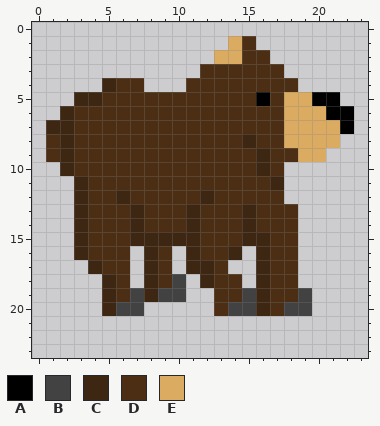
One commit to this pixel-art sprite: res/images/creature/bear/side1.png. Above: the version before the commit.
The file is 24x24 pixels. Colours within 5 levels of each other are drawn and written as one.
Palette (. is transparent): A #000000  B #424242  C #3e2712  D #4b2e13  E #daab60
Pixels before, first column x 1:
 1 .............ED.......
 2 ............EEDD......
 3 ...........DDDDDD.....
 4 ....CDD...DDDDDDDD....
 5 ..CCDDDDDDDDDDDADEEAA.
 6 .CDDDDDDDDDDDDDDDEEEAA
 7 CCDDDDDDDDDDDDDDDEEEEA
 8 DCDDDDDDDDDDDDCDDEEEE.
 9 DCDDDDDDDDDDDDDCDDEE..
10 .CDDDDDDDDDDDDDCD.....
11 ..CDDDDDDDDDDDDDC.....
12 ..CDDCDDDDDCDDDDD.....
13 ..CDDDCDDDCDDDCDDD....
14 ..CDDDCDDDCDDDCDDD....
15 ..CDDDCCCCCDDDCCDD....
16 ..CDDD.CD.CDDC.CDD....
17 ...CDD.CD.CCD..CDD....
18 ....CD.CDB.CDD.CDD....
19 ....CDBCBB..DDBCDDB...
20 ....CBB.....DBBCDBB...
Once edited:
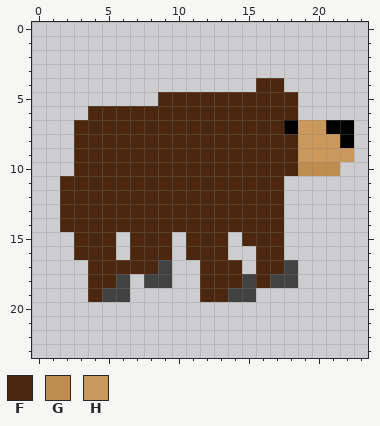
Colours new in this view: F #4a270e  G #c08d51  H #ca975c
Difference:
y 1: x 14..15 ED -> ..
y 2: x 13..16 EEDD -> ....
y 3: x 12..17 DDDDDD -> ......
y 4: x 5..7 CDD -> ...; x 11..18 DDDDDDDD -> .....FF.
y 5: x 3..21 CCDDDDDDDDDDDADEEAA -> ......FFFFFFFFFF...
y 6: x 2..22 CDDDDDDDDDDDDDDDEEEAA -> ..FFFFFFFFFFFFFFF....
y 7: x 1..21 CCDDDDDDDDDDDDDDDEEEE -> ..FFFFFFFFFFFFFFFAHHA
y 8: x 1..22 DCDDDDDDDDDDDDCDDEEEE. -> ..FFFFFFFFFFFFFFFFHHHA
y 9: x 1..22 DCDDDDDDDDDDDDDCDDEE.. -> ..FFFFFFFFFFFFFFFFHHHH
y 10: x 2..21 CDDDDDDDDDDDDDCD.... -> .FFFFFFFFFFFFFFFFGGG
y 11: x 2..17 .CDDDDDDDDDDDDDC -> FFFFFFFFFFFFFFFF
y 12: x 2..17 .CDDCDDDDDCDDDDD -> FFFFFFFFFFFFFFFF
y 13..14: x 2..18 .CDDDCDDDCDDDCDDD -> FFFFFFFFFFFFFFFF.
y 15: x 3..18 CDDDCCCCCDDDCCDD -> FFF.FFF.FFF.FFF.
y 16: x 3..9 CDDD.CD -> FFF.FFF; x 11..14 CDDC -> FFF.; x 16..18 CDD -> FF.
y 17: x 4..9 CDD.CD -> FFFFFB; x 11..14 CCD. -> .FFF; x 16..18 CDD -> FFB
y 18: x 4..6 .CD -> FFB; x 8..10 CDB -> BB.; x 12..18 CDD.CDD -> FFFBFBB
y 19: x 4..10 .CDBCBB -> FBB....; x 12..14 .DD -> FFB; x 16..19 CDDB -> ....
y 20: x 5..7 CBB -> ...; x 13..19 DBBCDBB -> .......
Changed places in both pictures, as pixel boxes (x1, y1, x2, y2):
changed: (46, 36, 354, 316)
